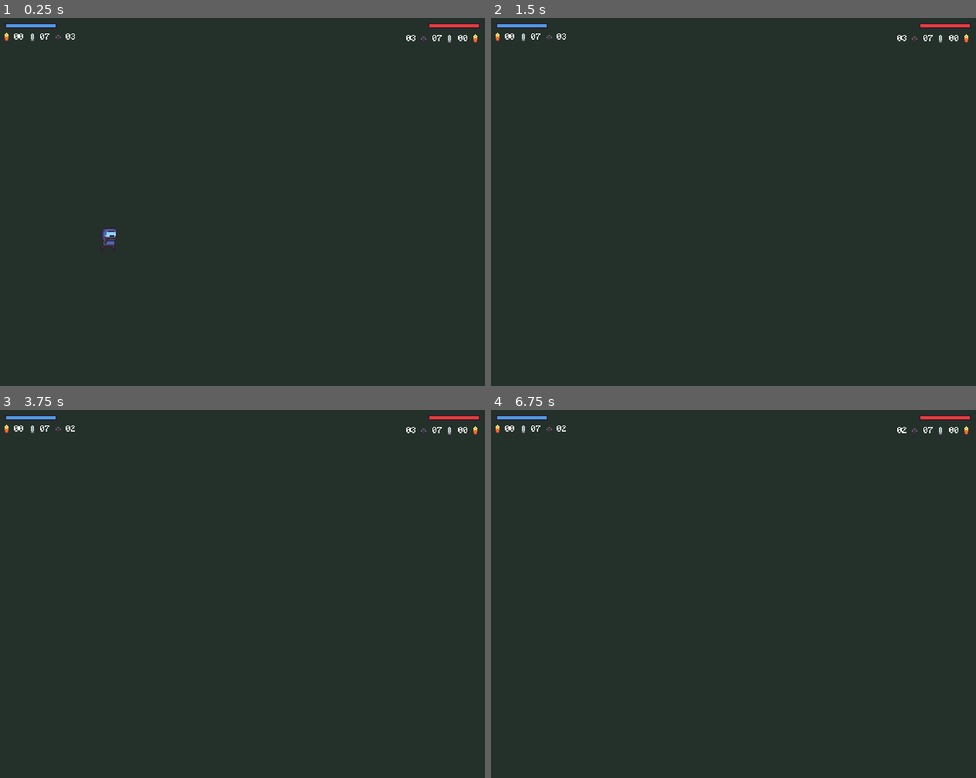
Above: before the commit, frames 1-4 (two rows, left to right).
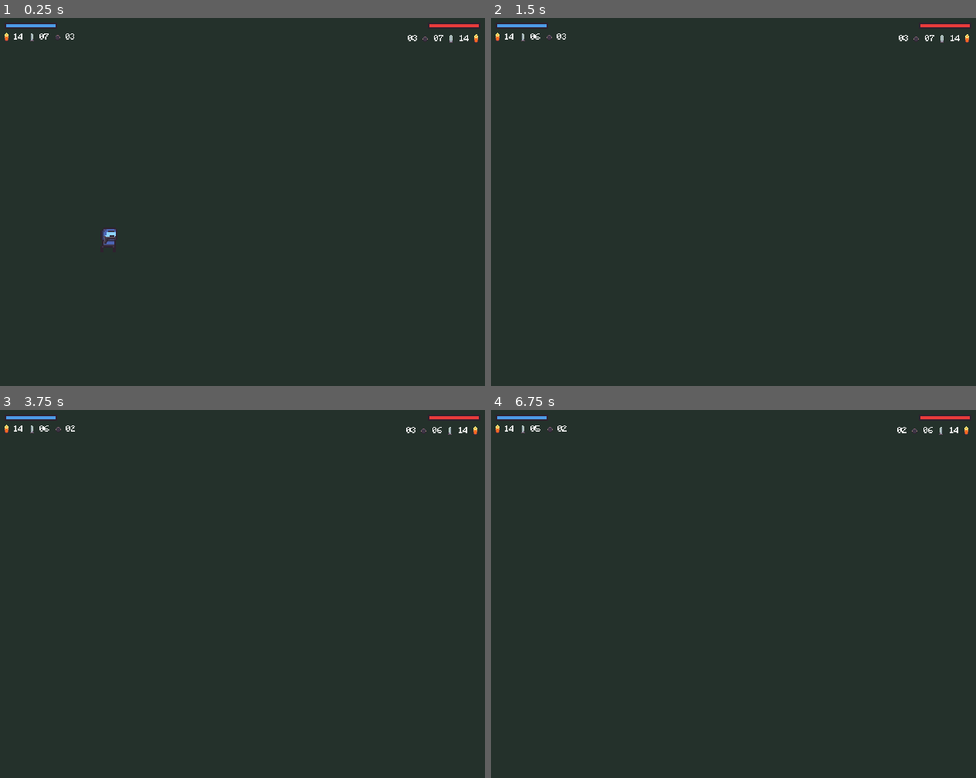
Above: after the commit, the same moments.

Repository: dm1nh/gunbattle
Game: Godot game, scene res://scenes/main.tscn
The game is run twice, just before and just after one commit, with the same random seed, the same clock (stepped at 60 frames per second) and the same inputs.
Inputs:
- Up to frame 1 (0.25 s): no input
- Up to frame 2 (1.5 s): hold D (b_right) from 0.53 s (still down); tap F (b_fire) at 0.6 s; tap W (b_jump) at 0.77 s; tap Enter at 1.25 s; tap S (b_get_box) at 1.35 s
- Up to frame 3 (3.75 s): tap W (b_jump) at 1.52, 3.02 s; tap Space at 2, 3.5 s; release D (b_right) at 2.03 s; hold A (b_left) 2.03-2.78 s; tap H (b_swap_weapon) at 2.1 s; tap Enter at 2.75 s; hold D (b_right) from 2.78 s (still down); tap G (b_throw_grenade) at 2.85 s; tap / (r_fire) at 3.6 s
- Up to frame 4 (6.75 s): tap W (b_jump) at 3.77, 4.52, 6.02 s; tap Enter at 4.25 s; release D (b_right) at 4.28 s; hold A (b_left) 4.28-5.03 s; tap Down (r_get_box) at 4.35 s; tap Space at 5 s; hold D (b_right) 5.03-5.78 s; tap , (r_swap_weapon) at 5.1 s; hold A (b_left) from 5.78 s (still down); tap . (r_throw_grenade) at 5.85 s; tap F (b_fire) at 6.6 s

The runs differ from the first frame. In frame 1, 0.2% of the frame differs, in the area x 2-99%, y 4-7%; in frame 2, 0.2%; in frame 3, less than 0.1%; in frame 4, 0.1%.
Error before the commit: Invalid assignment of property or key 'red_reserve_ammo_limit' with value of type 'int' on a base object of type 'Node (globals.gd)'. (res://scenes/players/pla…

Commit message:
fix: place player_name inside children classes

Diff:
--- a/scenes/players/player.gd
+++ b/scenes/players/player.gd
@@ -6,7 +6,7 @@
 
 var abstract_weapon_scene: PackedScene = preload("res://scenes/abstract_weapon.tscn")
 
-@onready var player_name = name.replace("Player", "").to_lower()
+var player_name: String
 enum PlayerState { Idle, Running, Jumping, Dead }
 var state: PlayerState = PlayerState.Idle
 var jump_count: int = 0
@@ -27,14 +27,16 @@
 @onready var primary_weapon: Weapon
 @onready var secondary_weapon: Weapon = WeaponDatabase.get_weapon("handgun")
 var is_primary: bool = false
-@onready var current_weapon: Weapon = secondary_weapon
+@onready var current_weapon: Weapon = secondary_weapon:
+	get:
+		return primary_weapon if is_primary else secondary_weapon
 
 var vulnerable_by_grenade: bool = true
 
 signal fire(pos: Vector2, dir: Vector2, stats: Weapon)
 signal throw_grenade(pos: Vector2, dir: Vector2)
-signal in_mag_change
-signal reserve_ammo_limit_change
+signal in_mag_change()
+signal reserve_ammo_change()
 
 var can_fire_next_bullet: bool = true
 var can_throw_next_grenade: bool = true
@@ -51,8 +53,10 @@
 var swap_weapon_input: StringName
 
 func _ready():
+	_on_in_mag_change()
+	_on_reserve_ammo_change()
 	connect("in_mag_change", _on_in_mag_change)
-	connect("reserve_ammo_limit_change", _on_reserve_ammo_limit_change)
+	connect("reserve_ammo_change", _on_reserve_ammo_change)
 	set_weapon()
 	get_tree().get_nodes_in_group("weapon_spawner")[0].connect("spawn_weapon_box", _on_spawn_weapon_box)
 
@@ -146,15 +150,12 @@
 		state = PlayerState.Dead
 
 func set_weapon():
-	current_weapon = primary_weapon if is_primary else secondary_weapon
 	can_fire_next_bullet = true
 	for weapon_node in $Weapon.get_children():
 		weapon_node.queue_free()
 	var wp = abstract_weapon_scene.instantiate() as AbstractWeapon
 	wp.wp_name = current_weapon.name
 	$Weapon.add_child(wp)
-	in_mag_change.emit()
-	reserve_ammo_limit_change.emit()
 
 func get_item(stats: Item):
 	if stats.type == Item.ItemType.HEALTH:
@@ -197,15 +198,15 @@
 	reloading = false
 	$ReloadingIcon.visible = false
 	current_weapon.in_mag = current_weapon.capacity
+	current_weapon.reserve_ammo_limit -= current_weapon.capacity
 	in_mag_change.emit()
-	current_weapon.reserve_ammo_limit -= current_weapon.capacity
-	reserve_ammo_limit_change.emit()
+	reserve_ammo_change.emit()
 
 func _on_in_mag_change():
-	_set_global_value("in_mag", current_weapon.capacity)
-
-func _on_reserve_ammo_limit_change():
-	_set_global_value("reserve_ammo_limit", current_weapon.reserve_ammo_limit)
+	_set_global_value("in_mag", current_weapon.in_mag)
+
+func _on_reserve_ammo_change():
+	_set_global_value("reserve_ammo", current_weapon.reserve_ammo_limit)
 
 # utils
 func _get_global_value(n: String):
--- a/scenes/players/player_blue.gd
+++ b/scenes/players/player_blue.gd
@@ -1,6 +1,8 @@
 extends Player
 
 func _ready():
+	player_name = "blue"
+
 	left_input = "b_left"
 	right_input = "b_right"
 	jump_input = "b_jump"
@@ -8,4 +10,5 @@
 	fire_input = "b_fire"
 	throw_grenade_input = "b_throw_grenade"
 	swap_weapon_input = "b_swap_weapon"
+
 	super._ready()
--- a/scenes/players/player_red.gd
+++ b/scenes/players/player_red.gd
@@ -1,6 +1,8 @@
 extends Player
 
 func _ready():
+	player_name = "red"
+
 	left_input = "r_left"
 	right_input = "r_right"
 	jump_input = "r_jump"
@@ -8,4 +10,5 @@
 	fire_input = "r_fire"
 	throw_grenade_input = "r_throw_grenade"
 	swap_weapon_input = "r_swap_weapon"
+
 	super._ready()
